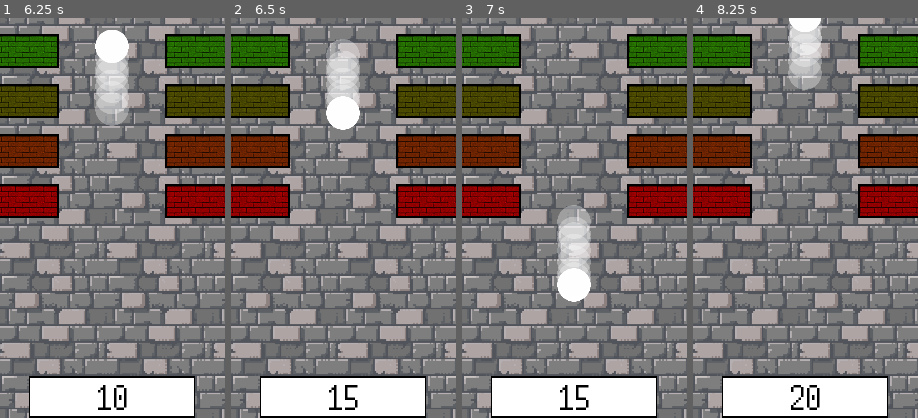
Above: before the commit, frames 1-4 (left to right).
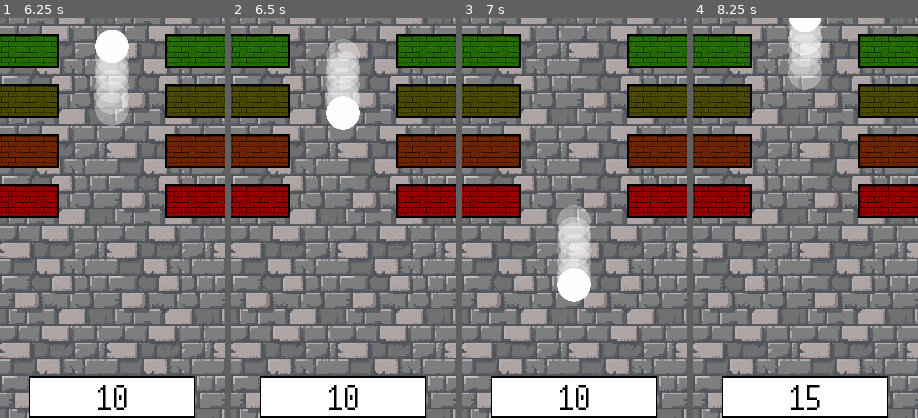
Above: after the commit, the same moments.

Repository: Thallium204/Breakout
Game: Godot game, scene res://Scenes/Menu.tscn
Two runs of this game, one before a commit and one after it. Both use one fixed random seed, a clock stepped at 60 frames per second and the inputs below. Sound files missing from this copy of the repository are replaced by a short silence.
Inputs (mouse positions are % of the whole screen's width and height, from its top left):
- Up to frame 1 (6.25 s): click "Play" at 0.5 s; move the mouse to (72, 45) at 1.27 s; move the mouse to (30, 55) at 2.02 s; move the mouse to (60, 28) at 2.77 s; move the mouse to (45, 70) at 3.52 s; move the mouse to (80, 65) at 4.27 s; move the mouse to (20, 35) at 5.02 s; move the mouse to (55, 50) at 5.77 s
- Up to frame 2 (6.5 s): no input
- Up to frame 3 (7 s): move the mouse to (35, 25) at 6.52 s
- Up to frame 4 (8.25 s): move the mouse to (72, 45) at 7.27 s; move the mouse to (30, 55) at 8.02 s
The pictures show only the part of the screen within x 25-75%, y 24-74%; the shares and areas given below are measured in that part.

Frame 1 is identical in both runs. In frame 2, 0.1% of the frame differs, in the area x 50-57%, y 91-98%; in frame 3, 0.1%; in frame 4, 0.3%, in the area x 43-57%, y 91-98%.

Commit message:
fixed updateUI on bar

Diff:
--- a/Scenes/Game.tscn
+++ b/Scenes/Game.tscn
@@ -66,7 +66,6 @@
 "updateCoins",
 ] instance=ExtResource( 5 )]
 position = Vector2( 540, 1370.63 )
-barSize = Vector2( 400, 100 )
 
 [node name="objBall" parent="." instance=ExtResource( 4 )]
 position = Vector2( 540, 1250 )
--- a/Scenes/contScores.tscn
+++ b/Scenes/contScores.tscn
@@ -3,7 +3,9 @@
 [ext_resource path="res://Scripts/contScores.gd" type="Script" id=1]
 [ext_resource path="res://Themes/themeMenu.tres" type="Theme" id=2]
 
-[node name="contScores" type="GridContainer"]
+[node name="contScores" type="GridContainer" groups=[
+"scoreUI",
+]]
 anchor_left = 0.1
 anchor_top = 0.75
 anchor_right = 0.9
--- a/Scenes/objBar.tscn
+++ b/Scenes/objBar.tscn
@@ -11,7 +11,9 @@
 radius = 50.0
 height = 300.0
 
-[node name="objBar" type="KinematicBody2D"]
+[node name="objBar" type="KinematicBody2D" groups=[
+"scoreUI",
+]]
 script = ExtResource( 1 )
 barSize = Vector2( 400, 100 )
 
--- a/Scripts/Game.gd
+++ b/Scripts/Game.gd
@@ -34,7 +34,6 @@
 		objBrick.configure(brickSpacing, level, color)
 		objBrick.position = Vector2(colPos * brickSpacing.x, - level * brickSpacing.y) + Vector2(20, 20)
 		Bricks.add_child(objBrick)
-
 	# instance a new tween, use it to smoothly move the bricks down a row
 	var twnBricks = Tween.new()
 	add_child(twnBricks)
--- a/Scripts/Globals.gd
+++ b/Scripts/Globals.gd
@@ -11,6 +11,15 @@
 	if score > highScore:
 		highScore = score
 	totalScore += score
+
+func addToScore(scr):
+	score += scr
+	get_tree().call_group("scoreUI","updateUI")
+
+
+
+
+
 
 func createSaveData():
 	var scoreData = {
--- a/Scripts/objBall.gd
+++ b/Scripts/objBall.gd
@@ -27,11 +27,8 @@
 	var collision_info = move_and_collide(direVec * speed * delta * 100)
 	var bounce = true
 	if collision_info: # If we've collided with something
-
 		#if we are colliding with the brick
 		if "objBrick" in collision_info.collider.name:
-			Globals.score += collision_info.collider.value
-			get_tree().call_group("updateCoins", "updateUI")
 			var remHealth = collision_info.collider.damage(ballDamage) #thats a lot of damage
 			if remHealth <= -overKill:
 				bounce = false
--- a/Scripts/objBrick.gd
+++ b/Scripts/objBrick.gd
@@ -8,6 +8,7 @@
 func damage(dmg):
 	health -= dmg * defense
 	if health <= 0:
+		Globals.addToScore(value)
 		queue_free()
 	else:
 		updateUI()
